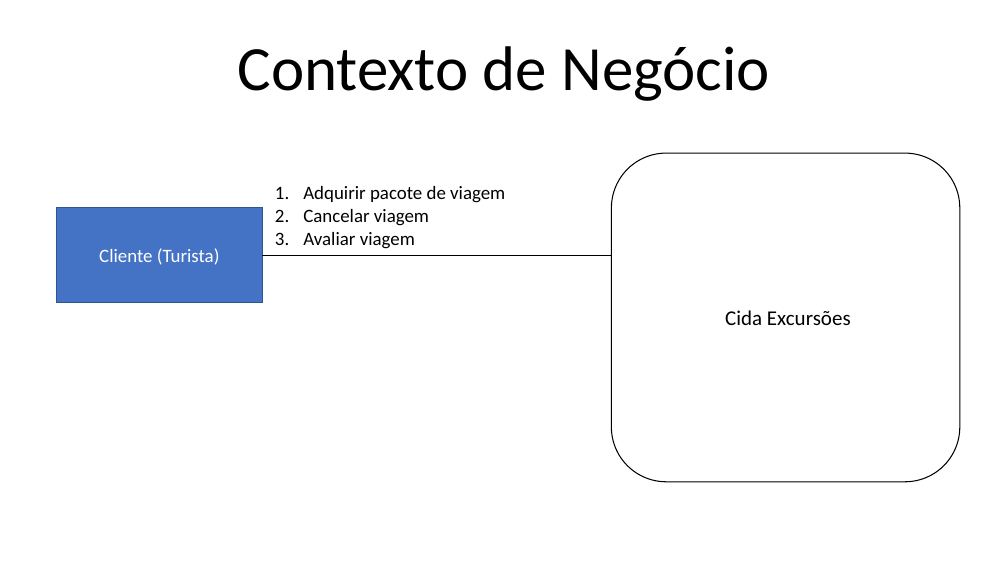
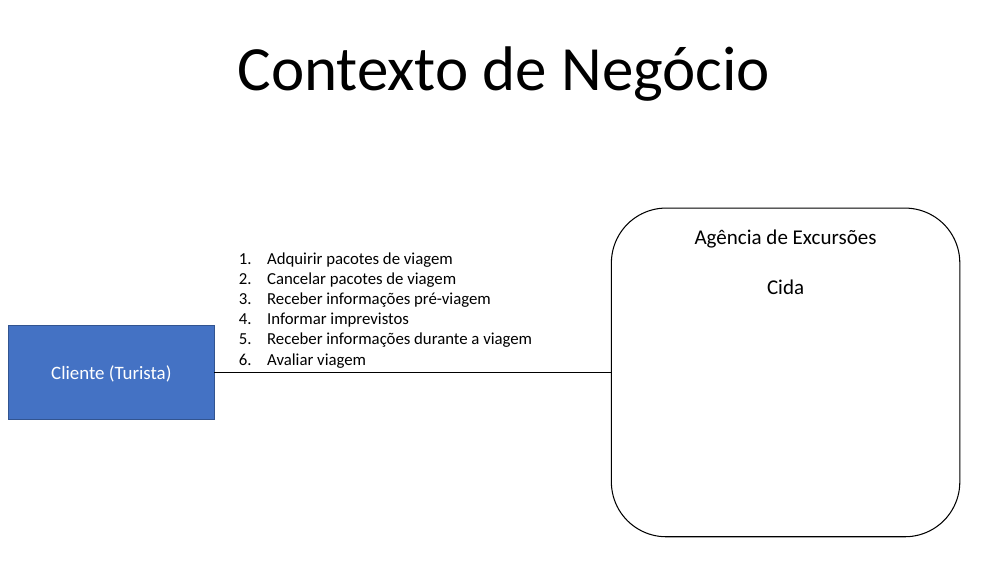
Before and after one commit to Road-on/RoadOn, a slide deck: slide 1 of 15. Arquitetura de Negócio Para Cada Cenário.pptx. Drawn at 1008x567 pixels with LibreOffice and Linux fonts; fonts in the diff are those of the drawing. Boxes give left, top, right and bottom in pixels: in the first picture for what was removed or moved away, otherwise in the second. Text is boxed around its words. In the diff, an @@ line names an element or a change of style, - is before the commit and + after.

```diff
--- a/15. Arquitetura de Negócio Para Cada Cenário.pptx
+++ b/15. Arquitetura de Negócio Para Cada Cenário.pptx
@@ rounded rectangle: place and size @@
-rounded rectangle at [612,153,960,482]
+rounded rectangle at [612,208,960,537]
@@ text at [695,229,877,294]: text changed @@
-Cida Excursões
+Agência de Excursões
+Cida
@@ text "Adquirir pacotes de viagem": place and size @@
-text "Adquirir pacotes de viagem" at [303,186,505,249]
+text "Adquirir pacotes de viagem" at [267,252,532,368]
@@ text at [267,252,532,347]: text changed; size 18 to 16 pt @@
-1. Adquirir pacote de viagem
-2. Cancelar viagem
+1. Adquirir pacotes de viagem
+2. Cancelar pacotes de viagem
+3. Receber informações pré-viagem
+4. Informar imprevistos
+5. Receber informações durante a viagem
@@ rectangle "Cliente (Turista)": place and size @@
-rectangle "Cliente (Turista)" at [57,208,262,302]
+rectangle "Cliente (Turista)" at [8,325,214,420]
@@ text at [267,353,366,368]: size 18 to 16 pt in "Avaliar viagem" @@
@@ line moved from (262, 256) - (612, 256) to (214, 373) - (612, 373) @@
```
Also in this commit, not shown: 3 other slides changed, 3 slides added.
